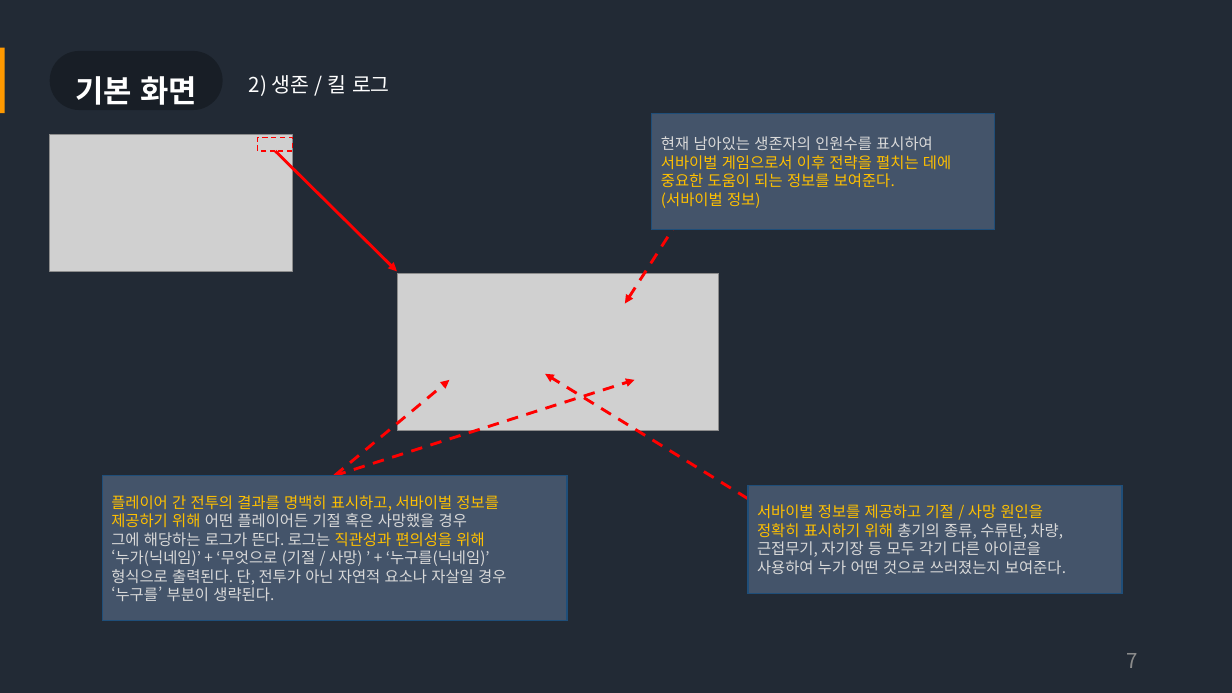
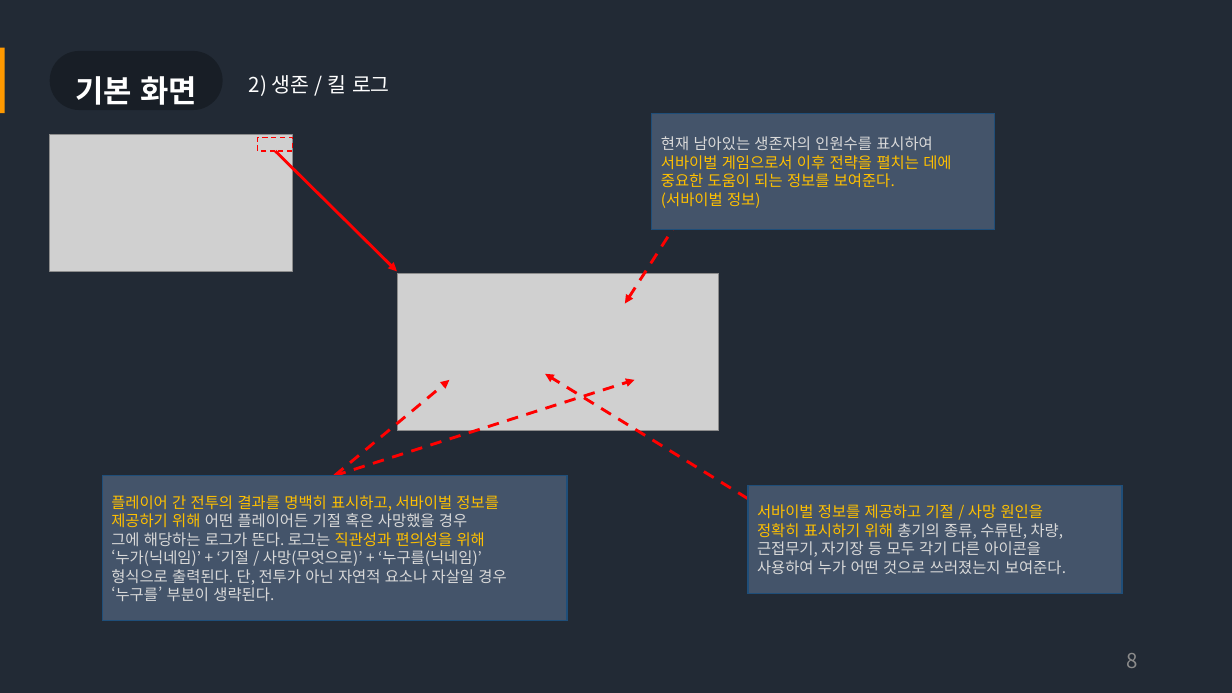
Before and after one commit to Bumizi/GameDesign, a slide deck: slide 8 of 3-1 기획 포트폴리오 작성/PUBG 전투 UI 역기획서.pptx (slide 7 before the commit). Drawn at 1232x693 pixels with LibreOffice and Linux fonts; fonts in the diff are those of the drawing; grey boxes stand for pictures. Boxes give left, top, right and bottom in pixels: in the first picture for what was removed or moved away, otherwise in the second. Text is boxed around its words. In the diff, an @@ line names an element or a change of style, - is before the commit and + after.

```diff
--- a/3-1 기획 포트폴리오 작성/PUBG 전투 UI 역기획서.pptx
+++ b/3-1 기획 포트폴리오 작성/PUBG 전투 UI 역기획서.pptx
@@ text in rectangle at box(111, 550, 482, 566): text changed @@
-‘누가(닉네임)’ + ‘무엇으로 (기절 / 사망) ’ + ‘누구를(닉네임)’
+‘누가(닉네임)’ + ‘기절 / 사망(무엇으로)’ + ‘누구를(닉네임)’
@@ page number at box(1127, 653, 1138, 668): text changed @@
-7
+8
```
Also in this commit, not shown: 2 other slides changed, 1 slide added.
